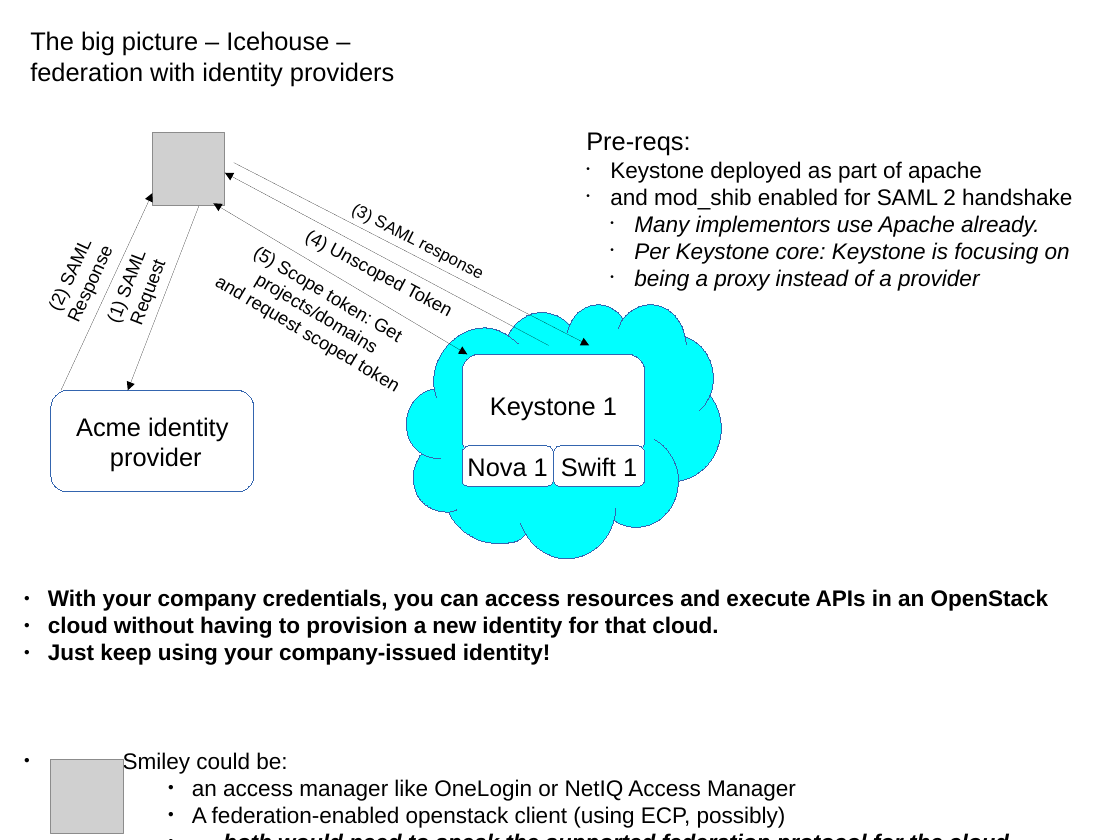
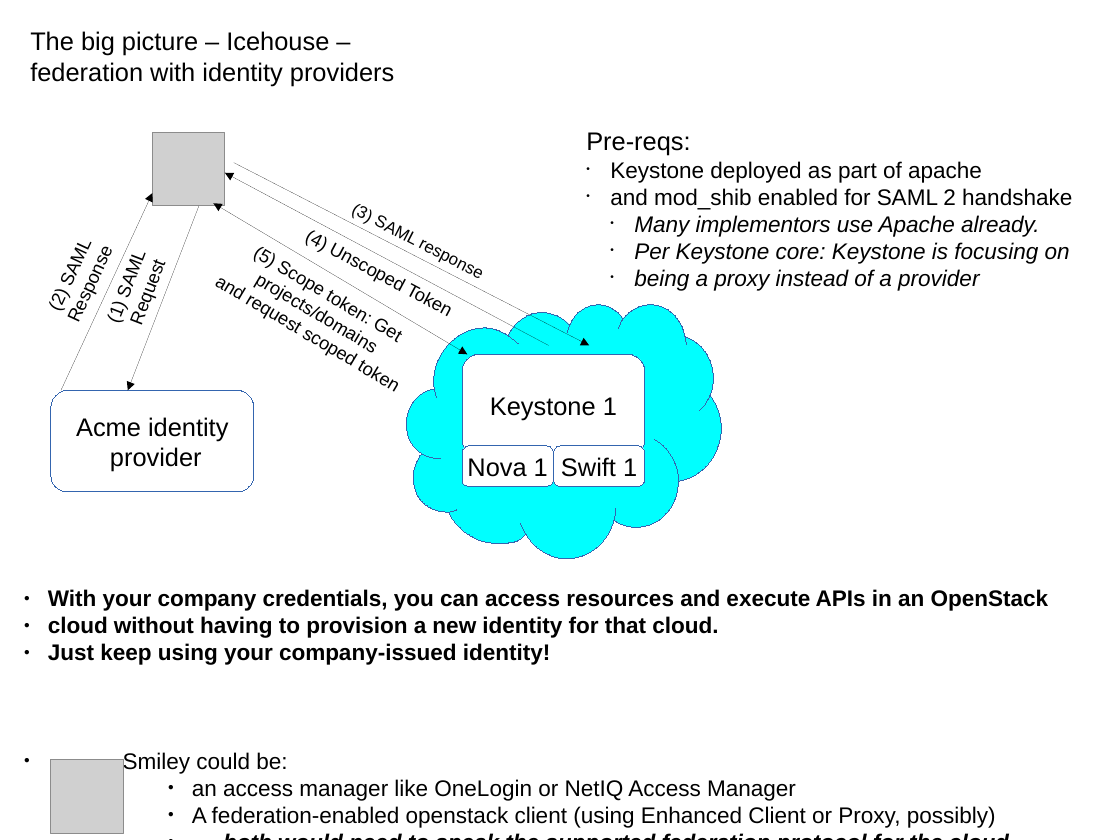
Before and after one commit to joesavak/OpenStackFederation, a slide deck: slide 7 of os-federation.odp. Drawn at 1120x840 pixels with LibreOffice and Linux fonts; fonts in the diff are those of the drawing; grey boxes stand for pictures. Boxes give left, top, right and bottom in pixels: in the first picture for what was removed or moved away, otherwise in the second. Text is boxed around its words. In the diff, an @@ line names an element or a change of style, - is before the commit and + after.

```diff
--- a/os-federation.odp
+++ b/os-federation.odp
@@ text at box(192, 806, 996, 828): text changed @@
-              ● A federation-enabled openstack client (using ECP, possibly)
+              ● A federation-enabled openstack client (using Enhanced Client or Proxy, possibly)
```
Also in this commit, not shown: 3 other slides changed.
